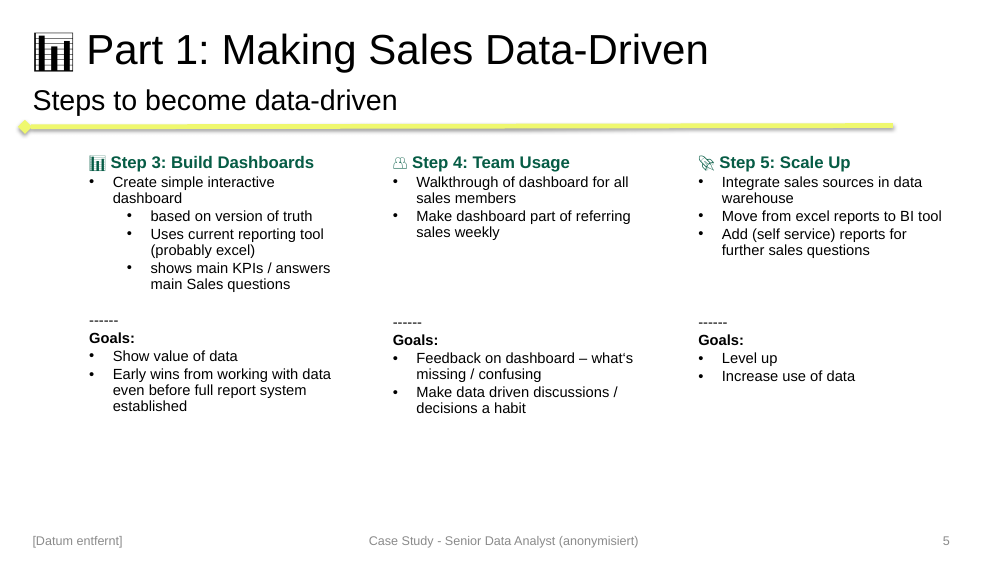
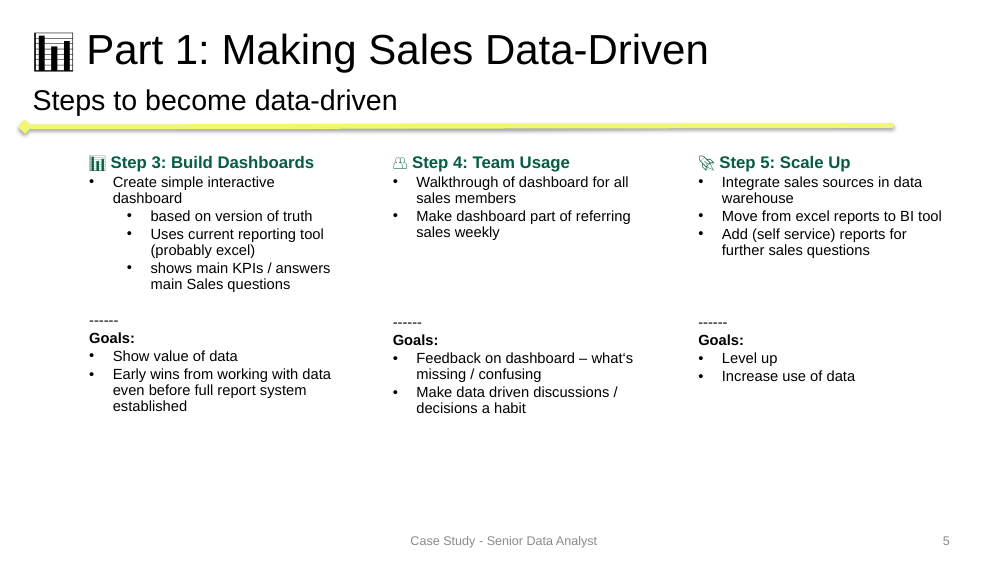
Before and after one commit to jana212/portfolio, a slide deck: slide 5 of showcases/sales_insights/assets/sales_insight_case_study_anonymized.pptx. Drawn at 1008x567 pixels with LibreOffice and Linux fonts; fonts in the diff are those of the drawing; background and template pictures are left out. Boxes give left, top, right and bottom in pixels: in the first picture for what was removed or moved away, otherwise in the second. Text is boxed around its words. In the diff, an @@ line names an element or a change of style, - is before the commit and + after.

```diff
--- a/showcases/sales_insights/assets/sales_insight_case_study_anonymized.pptx
+++ b/showcases/sales_insights/assets/sales_insight_case_study_anonymized.pptx
@@ text removed at <box>33,536,123,548</box> @@
-[Datum entfernt]
@@ text at <box>410,536,597,548</box>: text changed @@
-Case Study - Senior Data Analyst (anonymisiert)
+Case Study - Senior Data Analyst
```
Also in this commit, not shown: 13 other slides changed, 1 other file.
